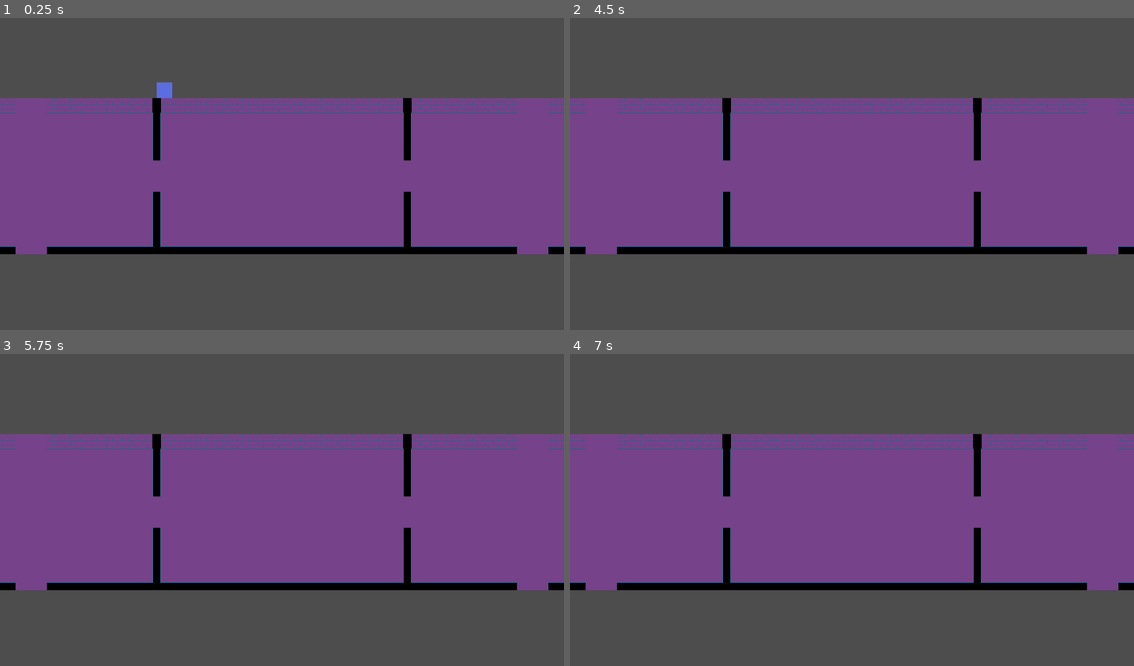
Above: before the commit, frames 1-4 (two rows, left to right).
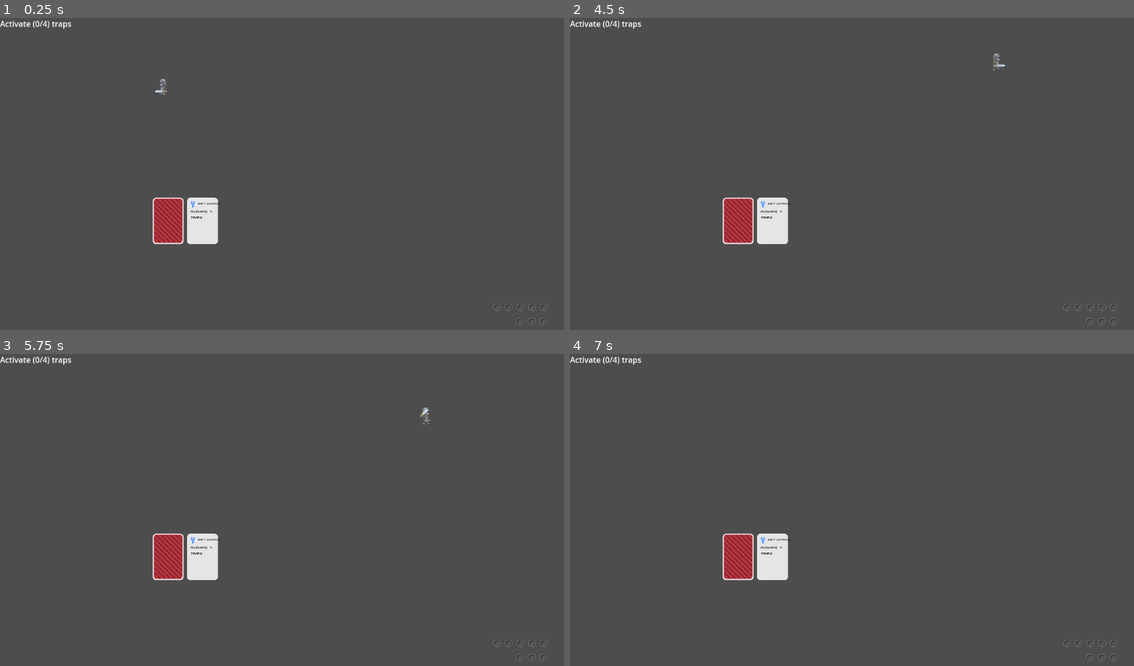
Above: after the commit, the same moments.

Repository: GoldenAppler-eng/Psyches-Dungeon
Game: Godot game, scene res://scenes/test_world.tscn
Two runs of this game, one before a commit and one after it. Both use one fixed random seed, a clock stepped at 60 frames per second and the inputs below. Before the commit the project starts from res://scenes/world.tscn.
Inputs (mouse positions are in pixels of both pictures, inside the frame that each line leads up to):
- Up to frame 1 (0.25 s): no input
- Up to frame 2 (4.5 s): tap Enter at 0.5 s; move the mouse to (976, 161) at 0.52 s; hold W (move_right, bound only after the commit) 0.53-1.28 s; hold Space (attack) 0.53-1.28 s; click (976, 161) at 0.67 s; move the mouse to (739, 192) at 1.27 s; hold D (move_down, bound only after the commit) 1.28-2.03 s; tap Space (attack) at 1.35, 2.85 s; move the mouse to (908, 105) at 2.02 s; hold Space (attack) 2.03-2.78 s; hold W (move_right, bound only after the commit) 2.03-3.53 s; tap E (open_chest) at 2.1, 4.35 s; move the mouse to (823, 239) at 2.77 s; click (823, 239) at 2.92 s; move the mouse to (1021, 223) at 3.52 s; hold Space (attack) 3.53-4.28 s; hold A (move_left, bound only before the commit) from 3.53 s (still down); move the mouse to (682, 127) at 4.27 s
- Up to frame 3 (5.75 s): tap Space (attack) at 4.55 s; move the mouse to (310, 513) at 5.02 s; release A (move_left, bound only before the commit) at 5.03 s; hold D (move_down, bound only after the commit) from 5.03 s (still down); hold Space (attack) from 5.03 s (still down); click (310, 513) at 5.17 s
- Up to frame 4 (7 s): move the mouse to (767, 432) at 5.77 s; release D (move_down, bound only after the commit) at 5.78 s; release Space (attack) at 5.78 s; hold W (move_right, bound only after the commit) from 5.78 s (still down); tap Space (attack) at 5.85 s; move the mouse to (976, 497) at 6.52 s; hold Space (attack) from 6.53 s (still down); tap E (open_chest) at 6.6 s

The runs differ from the first frame. In frame 1, 50% of the frame differs, in the area x 0-100%, y 0-99%; in frame 2, 50%; in frame 3, 50%; in frame 4, 50%.

Commit message:
Added knight sprite and animation

Diff:
--- a/prefabs/cards/card.tscn
+++ b/prefabs/cards/card.tscn
@@ -1,8 +1,9 @@
-[gd_scene load_steps=11 format=3 uid="uid://bd48cv83wcg06"]
+[gd_scene load_steps=12 format=3 uid="uid://bd48cv83wcg06"]
 
 [ext_resource type="Script" path="res://scripts/placeable/card.gd" id="1_c2vn4"]
-[ext_resource type="Texture2D" uid="uid://jjsc0yolhkaj" path="res://sprites/tmp-card-64x96.png" id="1_q5kvt"]
-[ext_resource type="Texture2D" uid="uid://cu8hjskyai2mc" path="res://sprites/tmp-effect-icons.png" id="2_g5m25"]
+[ext_resource type="Texture2D" uid="uid://jjsc0yolhkaj" path="res://sprites/tmp/tmp-card-64x96.png" id="2_drx81"]
+[ext_resource type="Texture2D" uid="uid://3cdanterb3rd" path="res://sprites/tmp/tmp-card-back-64x96.png" id="3_lvgs5"]
+[ext_resource type="Texture2D" uid="uid://cu8hjskyai2mc" path="res://sprites/tmp/tmp-effect-icons.png" id="4_f6ayp"]
 [ext_resource type="LabelSettings" uid="uid://b4bpldjpxvp3g" path="res://fonts/task_label_settings.tres" id="4_g14va"]
 [ext_resource type="LabelSettings" uid="uid://c16ltvcfw0j2i" path="res://fonts/effect_label_settings.tres" id="5_sdqcw"]
 
@@ -10,23 +11,37 @@
 animations = [{
 "frames": [{
 "duration": 1.0,
-"texture": ExtResource("1_q5kvt")
+"texture": ExtResource("2_drx81")
+}, {
+"duration": 1.0,
+"texture": ExtResource("3_lvgs5")
 }],
-"loop": true,
+"loop": false,
 "name": &"default",
+"speed": 5.0
+}, {
+"frames": [{
+"duration": 1.0,
+"texture": ExtResource("3_lvgs5")
+}, {
+"duration": 1.0,
+"texture": ExtResource("2_drx81")
+}],
+"loop": false,
+"name": &"flip_card",
 "speed": 5.0
 }]
 
 [sub_resource type="AtlasTexture" id="AtlasTexture_piwom"]
-atlas = ExtResource("2_g5m25")
+atlas = ExtResource("4_f6ayp")
 region = Rect2(0, 0, 16, 16)
 
 [sub_resource type="AtlasTexture" id="AtlasTexture_irvt0"]
-atlas = ExtResource("2_g5m25")
+atlas = ExtResource("4_f6ayp")
 region = Rect2(16, 0, 16, 16)
 
 [sub_resource type="AtlasTexture" id="AtlasTexture_na6le"]
-atlas = ExtResource("2_g5m25")
+atlas = ExtResource("4_f6ayp")
 region = Rect2(32, 0, 16, 16)
 
 [sub_resource type="SpriteFrames" id="SpriteFrames_go5d2"]
--- a/prefabs/goal/goal_marker.tscn
+++ b/prefabs/goal/goal_marker.tscn
@@ -1,7 +1,7 @@
 [gd_scene load_steps=7 format=3 uid="uid://0e30thyp8jfa"]
 
-[ext_resource type="Texture2D" uid="uid://cu8hjskyai2mc" path="res://sprites/tmp-effect-icons.png" id="1_smr5w"]
-[ext_resource type="Texture2D" uid="uid://wsttsnjs6ust" path="res://sprites/tmp-goal-hole-16x16.png" id="2_3wor7"]
+[ext_resource type="Texture2D" uid="uid://cu8hjskyai2mc" path="res://sprites/tmp/tmp-effect-icons.png" id="1_smr5w"]
+[ext_resource type="Texture2D" uid="uid://wsttsnjs6ust" path="res://sprites/tmp/tmp-goal-hole-16x16.png" id="2_3wor7"]
 
 [sub_resource type="AtlasTexture" id="AtlasTexture_jfwyt"]
 atlas = ExtResource("1_smr5w")
--- a/prefabs/goal/loss_marker.tscn
+++ b/prefabs/goal/loss_marker.tscn
@@ -1,7 +1,7 @@
 [gd_scene load_steps=3 format=3 uid="uid://d0jlkactf4p11"]
 
-[ext_resource type="Texture2D" uid="uid://onk3bjheq8by" path="res://sprites/tmp-loss-marker-16x16.png" id="1_88yuj"]
-[ext_resource type="Texture2D" uid="uid://wsttsnjs6ust" path="res://sprites/tmp-goal-hole-16x16.png" id="2_6f42t"]
+[ext_resource type="Texture2D" uid="uid://onk3bjheq8by" path="res://sprites/tmp/tmp-loss-marker-16x16.png" id="1_88yuj"]
+[ext_resource type="Texture2D" uid="uid://wsttsnjs6ust" path="res://sprites/tmp/tmp-goal-hole-16x16.png" id="2_6f42t"]
 
 [node name="loss_marker" type="Node2D"]
 
--- a/prefabs/handlers/card_handler.tscn
+++ b/prefabs/handlers/card_handler.tscn
@@ -15,16 +15,22 @@
 
 [node name="next" parent="." instance=ExtResource("1_xopyf")]
 unique_name_in_owner = true
+z_index = 23
 effect_type = 4
 
 [node name="current" parent="." instance=ExtResource("1_xopyf")]
 unique_name_in_owner = true
+z_index = 25
 position = Vector2(70, 0)
+effect_type = 4
 
 [node name="cover" parent="." instance=ExtResource("1_xopyf")]
 unique_name_in_owner = true
+z_index = 30
 effect_type = 4
 face_down = true
 
 [node name="deck" parent="." instance=ExtResource("1_xopyf")]
+z_index = 20
+effect_type = 4
 face_down = true
--- a/prefabs/placeable/chest.tscn
+++ b/prefabs/placeable/chest.tscn
@@ -2,7 +2,7 @@
 
 [ext_resource type="Script" path="res://scripts/placeable/chest.gd" id="1_e66pm"]
 [ext_resource type="PackedScene" uid="uid://du3tmqtt127gu" path="res://prefabs/placeable/enemy.tscn" id="2_fbo2m"]
-[ext_resource type="Texture2D" uid="uid://dc1g74xyibckq" path="res://sprites/brown-64x64.png" id="2_gguck"]
+[ext_resource type="Texture2D" uid="uid://dc1g74xyibckq" path="res://sprites/tmp/brown-64x64.png" id="2_gguck"]
 [ext_resource type="PackedScene" uid="uid://3v1d7p2qk7hi" path="res://prefabs/placeable/coin.tscn" id="3_dg2ca"]
 [ext_resource type="PackedScene" uid="uid://c5ksnc33jrjk7" path="res://prefabs/components/jump_component.tscn" id="4_heo5f"]
 
--- a/prefabs/placeable/coin.tscn
+++ b/prefabs/placeable/coin.tscn
@@ -1,7 +1,7 @@
 [gd_scene load_steps=4 format=3 uid="uid://3v1d7p2qk7hi"]
 
 [ext_resource type="Script" path="res://scripts/placeable/coin.gd" id="1_mys2i"]
-[ext_resource type="Texture2D" uid="uid://bpyf7saiuylga" path="res://sprites/tmp-coin-8x8.png" id="1_qq32q"]
+[ext_resource type="Texture2D" uid="uid://bpyf7saiuylga" path="res://sprites/tmp/tmp-coin-8x8.png" id="1_qq32q"]
 
 [sub_resource type="CircleShape2D" id="CircleShape2D_7trh6"]
 radius = 6.0
--- a/prefabs/placeable/enemy.tscn
+++ b/prefabs/placeable/enemy.tscn
@@ -1,6 +1,6 @@
 [gd_scene load_steps=8 format=3 uid="uid://du3tmqtt127gu"]
 
-[ext_resource type="Texture2D" uid="uid://clf6cmjveh5tc" path="res://sprites/red-64x64.png" id="1_gyx74"]
+[ext_resource type="Texture2D" uid="uid://clf6cmjveh5tc" path="res://sprites/tmp/red-64x64.png" id="1_gyx74"]
 [ext_resource type="Script" path="res://scripts/placeable/enemy.gd" id="1_smd3p"]
 [ext_resource type="PackedScene" uid="uid://3v1d7p2qk7hi" path="res://prefabs/placeable/coin.tscn" id="2_s3tct"]
 
--- a/prefabs/placeable/player.tscn
+++ b/prefabs/placeable/player.tscn
@@ -1,31 +1,129 @@
-[gd_scene load_steps=8 format=3 uid="uid://di8bojp8w0r88"]
+[gd_scene load_steps=20 format=3 uid="uid://di8bojp8w0r88"]
 
-[ext_resource type="Texture2D" uid="uid://5hjo4niw5dt" path="res://sprites/blue-64x64.png" id="1_5cpmm"]
 [ext_resource type="Script" path="res://scripts/placeable/player.gd" id="1_s62gp"]
+[ext_resource type="Texture2D" uid="uid://bgfqaruhf5pan" path="res://sprites/knight-final-60x36-Sheet.png" id="2_hbecy"]
 [ext_resource type="Script" path="res://scripts/placeable/RoomDetector.gd" id="3_0ed2m"]
 
+[sub_resource type="AtlasTexture" id="AtlasTexture_2dyf4"]
+atlas = ExtResource("2_hbecy")
+region = Rect2(480, 0, 60, 36)
+
+[sub_resource type="AtlasTexture" id="AtlasTexture_rnyfp"]
+atlas = ExtResource("2_hbecy")
+region = Rect2(540, 0, 60, 36)
+
+[sub_resource type="AtlasTexture" id="AtlasTexture_tjxjr"]
+atlas = ExtResource("2_hbecy")
+region = Rect2(600, 0, 60, 36)
+
+[sub_resource type="AtlasTexture" id="AtlasTexture_2dv2u"]
+atlas = ExtResource("2_hbecy")
+region = Rect2(0, 0, 60, 36)
+
+[sub_resource type="AtlasTexture" id="AtlasTexture_4k8n5"]
+atlas = ExtResource("2_hbecy")
+region = Rect2(60, 0, 60, 36)
+
+[sub_resource type="AtlasTexture" id="AtlasTexture_dqu6s"]
+atlas = ExtResource("2_hbecy")
+region = Rect2(120, 0, 60, 36)
+
+[sub_resource type="AtlasTexture" id="AtlasTexture_dq1aj"]
+atlas = ExtResource("2_hbecy")
+region = Rect2(180, 0, 60, 36)
+
+[sub_resource type="AtlasTexture" id="AtlasTexture_vmiw6"]
+atlas = ExtResource("2_hbecy")
+region = Rect2(240, 0, 60, 36)
+
+[sub_resource type="AtlasTexture" id="AtlasTexture_due8p"]
+atlas = ExtResource("2_hbecy")
+region = Rect2(300, 0, 60, 36)
+
+[sub_resource type="AtlasTexture" id="AtlasTexture_f5p0u"]
+atlas = ExtResource("2_hbecy")
+region = Rect2(360, 0, 60, 36)
+
+[sub_resource type="AtlasTexture" id="AtlasTexture_cfesc"]
+atlas = ExtResource("2_hbecy")
+region = Rect2(420, 0, 60, 36)
+
+[sub_resource type="SpriteFrames" id="SpriteFrames_vcljs"]
+animations = [{
+"frames": [{
+"duration": 1.0,
+"texture": SubResource("AtlasTexture_2dyf4")
+}, {
+"duration": 1.0,
+"texture": SubResource("AtlasTexture_rnyfp")
+}, {
+"duration": 1.0,
+"texture": SubResource("AtlasTexture_tjxjr")
+}],
+"loop": false,
+"name": &"attack",
+"speed": 10.0
+}, {
+"frames": [{
+"duration": 1.0,
+"texture": SubResource("AtlasTexture_2dv2u")
+}, {
+"duration": 1.0,
+"texture": SubResource("AtlasTexture_4k8n5")
+}],
+"loop": true,
+"name": &"idle",
+"speed": 5.0
+}, {
+"frames": [{
+"duration": 1.0,
+"texture": SubResource("AtlasTexture_dqu6s")
+}, {
+"duration": 1.0,
+"texture": SubResource("AtlasTexture_dq1aj")
+}, {
+"duration": 1.0,
+"texture": SubResource("AtlasTexture_vmiw6")
+}, {
+"duration": 1.0,
+"texture": SubResource("AtlasTexture_due8p")
+}, {
+"duration": 1.0,
+"texture": SubResource("AtlasTexture_f5p0u")
+}, {
+"duration": 1.0,
+"texture": SubResource("AtlasTexture_cfesc")
+}],
+"loop": true,
+"name": &"run",
+"speed": 10.0
+}]
+
 [sub_resource type="RectangleShape2D" id="RectangleShape2D_826fu"]
-size = Vector2(32, 32)
+size = Vector2(13, 19)
 
 [sub_resource type="RectangleShape2D" id="RectangleShape2D_5u5iw"]
-size = Vector2(40, 40)
+size = Vector2(17, 22)
 
-[sub_resource type="CircleShape2D" id="CircleShape2D_v5vp4"]
-radius = 15.0
+[sub_resource type="RectangleShape2D" id="RectangleShape2D_tkdcx"]
+size = Vector2(57, 25)
 
 [sub_resource type="CircleShape2D" id="CircleShape2D_iy7w6"]
-radius = 16.0
+radius = 5.09902
 
 [node name="player" type="CharacterBody2D"]
 collision_layer = 4
 collision_mask = 259
 script = ExtResource("1_s62gp")
 
-[node name="Sprite2D" type="Sprite2D" parent="."]
-scale = Vector2(0.5, 0.5)
-texture = ExtResource("1_5cpmm")
+[node name="AnimatedSprite2D" type="AnimatedSprite2D" parent="."]
+unique_name_in_owner = true
+position = Vector2(-15, -5)
+sprite_frames = SubResource("SpriteFrames_vcljs")
+animation = &"attack"
 
 [node name="CollisionShape2D" type="CollisionShape2D" parent="."]
+position = Vector2(0, 3)
 shape = SubResource("RectangleShape2D_826fu")
 
 [node name="InvinciblityTimer" type="Timer" parent="."]
@@ -34,34 +132,40 @@
 
 [node name="AttackCooldownTimer" type="Timer" parent="."]
 unique_name_in_owner = true
-wait_time = 0.5
+wait_time = 0.3
 one_shot = true
 
 [node name="PlayerHitbox" type="Area2D" parent="."]
+position = Vector2(-7, -5)
 collision_layer = 32
 monitoring = false
 
 [node name="CollisionShape2D" type="CollisionShape2D" parent="PlayerHitbox"]
+position = Vector2(6.5, 8)
 shape = SubResource("RectangleShape2D_5u5iw")
 
 [node name="DamagerHitbox" type="Area2D" parent="."]
 unique_name_in_owner = true
-position = Vector2(24, 0)
+position = Vector2(-21, -5)
 collision_layer = 128
 collision_mask = 64
 monitorable = false
 
 [node name="CollisionShape2D" type="CollisionShape2D" parent="DamagerHitbox"]
-shape = SubResource("CircleShape2D_v5vp4")
+position = Vector2(6.5, -1.5)
+shape = SubResource("RectangleShape2D_tkdcx")
 
 [node name="RoomDetector" type="Area2D" parent="."]
+position = Vector2(-7, -5)
 collision_layer = 0
 collision_mask = 2048
 script = ExtResource("3_0ed2m")
 
 [node name="CollisionShape2D" type="CollisionShape2D" parent="RoomDetector"]
+position = Vector2(6, 5)
 shape = SubResource("CircleShape2D_iy7w6")
 
+[connection signal="animation_finished" from="AnimatedSprite2D" to="." method="_on_animated_sprite_2d_animation_finished"]
 [connection signal="timeout" from="InvinciblityTimer" to="." method="_on_invinciblity_timer_timeout"]
 [connection signal="timeout" from="AttackCooldownTimer" to="." method="_on_attack_cooldown_timer_timeout"]
 [connection signal="area_entered" from="RoomDetector" to="RoomDetector" method="_on_new_room_entered"]
--- a/prefabs/placeable/trap.tscn
+++ b/prefabs/placeable/trap.tscn
@@ -1,7 +1,7 @@
 [gd_scene load_steps=5 format=3 uid="uid://ln8wdsnv7xo2"]
 
 [ext_resource type="Script" path="res://scripts/placeable/trap.gd" id="1_4d2cc"]
-[ext_resource type="Texture2D" uid="uid://ch02ac8chexym" path="res://sprites/grey-64x64.png" id="1_nqyvh"]
+[ext_resource type="Texture2D" uid="uid://ch02ac8chexym" path="res://sprites/tmp/grey-64x64.png" id="1_nqyvh"]
 
 [sub_resource type="RectangleShape2D" id="RectangleShape2D_fr2w3"]
 size = Vector2(64, 64)
--- a/prefabs/rooms/room.tscn
+++ b/prefabs/rooms/room.tscn
@@ -1,6 +1,6 @@
 [gd_scene load_steps=6 format=3 uid="uid://dsjdgntcmuavr"]
 
-[ext_resource type="Texture2D" uid="uid://cbovcpnhjhwu" path="res://sprites/tmp-tilesheet-32x32-tiles.png" id="1_1wgrd"]
+[ext_resource type="Texture2D" uid="uid://cbovcpnhjhwu" path="res://sprites/tmp/tmp-tilesheet-32x32-tiles.png" id="1_1wgrd"]
 
 [sub_resource type="TileSetAtlasSource" id="TileSetAtlasSource_kxsvq"]
 texture = ExtResource("1_1wgrd")
--- a/project.godot
+++ b/project.godot
@@ -11,7 +11,7 @@
 [application]
 
 config/name="Major Jam 7"
-run/main_scene="res://scenes/world.tscn"
+run/main_scene="res://scenes/test_world.tscn"
 config/features=PackedStringArray("4.2", "Forward Plus")
 config/icon="res://icon.svg"
 
--- a/scenes/world.tscn
+++ b/scenes/world.tscn
@@ -10,7 +10,7 @@
 
 [node name="player" parent="." instance=ExtResource("1_kx658")]
 z_index = 5
-position = Vector2(6, 5)
+position = Vector2(118, 76)
 
 [node name="Camera2D" type="Camera2D" parent="."]
 script = ExtResource("3_mdjvo")
--- a/scripts/handlers/card_handler.gd
+++ b/scripts/handlers/card_handler.gd
@@ -12,6 +12,9 @@
 @onready var current : Card = $%current
 @onready var cover : Card = $%cover
 
+var cover_animated_sprite : AnimatedSprite2D
+var is_animation_playing := false
+
 func _ready() -> void:
 	GlobalCardTimer.timeout.connect(_on_new_card_timer_timeout)
 
@@ -19,7 +22,14 @@
 	GlobalSignalBus.change_goal_count.connect(_on_goal_count_changed)
 	GlobalSignalBus.psyche_task_request.connect(_on_psyche_task_received)
 
+	cover_animated_sprite = cover.find_child("base") as AnimatedSprite2D
+	cover_animated_sprite.animation_finished.connect(_on_cover_animated_sprite_animation_finished)
+
 	_generate_new_current_card()
+
+func _process(delta : float) -> void:
+	if Input.is_action_just_pressed("attack"):
+		play_change_card_animation()
 
 func _generate_new_current_card() -> void:
 	var task_values : Array[int] = _generate_new_task()
@@ -31,8 +41,6 @@
 
 	current.effect_type = card_effect.effect_type
 	current.effect_text = card_effect.effect_name
-
-	print(card_effect.effect_name)
 
 func _generate_new_effect() -> WildEffect:
 	var chosen_effect : WildEffect = effect_pool.pick_random()
@@ -68,3 +76,16 @@
 
 func _on_psyche_task_received() -> void:
 	pass
+
+func play_change_card_animation() -> void:
+	next.visible = false
+
+	is_animation_playing = true
+
+
+func _on_cover_animated_sprite_animation_finished() -> void:
+	if not is_animation_playing:
+		return
+
+	is_animation_playing = false
+	next.visible = true
--- a/scripts/handlers/task_handler.gd
+++ b/scripts/handlers/task_handler.gd
@@ -3,7 +3,7 @@
 
 @onready var task_display_label : Label = $TaskDisplayLabel
 
-var current_task_type : int
+var current_task_type : int = -1
 
 var task_completion_counter : int = 0
 var task_completion_amount : int = 5
@@ -25,13 +25,11 @@
 	GlobalSignalBus.player_death.connect(_on_player_death)
 	GlobalSignalBus.room_changed.connect(_on_room_changed)
 
-	current_task_type = Global.TASK_TYPE.COLLECT
-
 func _process(delta : float) -> void:
 	if task_completion_counter >= task_completion_amount:
 		signal_task_completed()
 
-	var task_text : String
+	var task_text : String = ""
 
 	match current_task_type:
 		Global.TASK_TYPE.DEFEAT:
@@ -50,6 +48,7 @@
 			task_text = "Go " + direction_dict[task_completion_direction] + " into another room (" + str(task_completion_counter) + "/" + str(task_completion_amount) + ") times in a row"
 
 	task_display_label.text = task_text
+
 
 func set_task_type(type : int, amt : int) -> void:
 	reset_counter()
--- a/scripts/placeable/card.gd
+++ b/scripts/placeable/card.gd
@@ -14,6 +14,13 @@
 
 
 func _process(delta : float) -> void:
+
+
+	if face_down:
+		base.frame = 1
+		return
+
+	base.frame = 0
 	effect_icon.frame = effect_type
 
 	task_text_label.text = task_text
--- a/scripts/placeable/player.gd
+++ b/scripts/placeable/player.gd
@@ -8,10 +8,15 @@
 @onready var attack_cooldown_timer : Timer = $%AttackCooldownTimer
 @onready var damager_hitbox: Area2D = $%DamagerHitbox
 
+@onready var animated_sprite_2d : AnimatedSprite2D = $%AnimatedSprite2D
+
 var speed := MAX_SPEED
+
+var speed_modifier : float = 1
 
 var _invincible := false
 var _attack_ready := true
+var _is_attacking := false
 
 var damager_hitbox_offset : float
 
@@ -24,6 +29,9 @@
 	var horizontal_direction := Input.get_axis("move_left", "move_right")
 	var vertical_direction := Input.get_axis("move_up", "move_down");
 
+	if _is_attacking:
+		speed_modifier = 0.5
+
 	_player_movement(horizontal_direction, vertical_direction, delta)
 	_player_anim(horizontal_direction, vertical_direction, delta)
 	_player_attack(delta)
@@ -34,13 +42,17 @@
 	else:
 		speed = MAX_SPEED
 
+	speed *= speed_modifier
+
 	velocity.x = horizontal_direction * speed * delta
 	velocity.y = vertical_direction * speed * delta
 
 	if horizontal_direction > 0:
+		damager_hitbox.position.x = -damager_hitbox_offset;
+		animated_sprite_2d.flip_h = true
+	elif horizontal_direction < 0:
 		damager_hitbox.position.x = damager_hitbox_offset;
-	elif horizontal_direction < 0:
-		damager_hitbox.position.x = -damager_hitbox_offset;
+		animated_sprite_2d.flip_h = false
 
 	move_and_slide()
 
@@ -49,18 +61,22 @@
 	var g := modulate.g
 	var b := modulate.b
 
-	if _invincible:
-		modulate = Color(r, g, b, 50)
-	else:
-		modulate = Color(r, g, b, 255)
+	if not _is_attacking:
+		if horizontal_direction or vertical_direction:
+			animated_sprite_2d.play("run")
+		else:
+			animated_sprite_2d.play("idle")
 
 func _player_attack(delta : float) -> void:
 	if not _attack_ready:
 		return
 
-	if Input.is_action_just_pressed("attack"):
+	if Input.is_action_pressed("attack"):
+		_is_attacking = true
 		_attack_ready = false
 		attack_cooldown_timer.start()
+
+		animated_sprite_2d.play("attack")
 
 		for area in damager_hitbox.get_overlapping_areas():
 			if area.owner is Enemy:
@@ -80,3 +96,7 @@
 
 func _on_attack_cooldown_timer_timeout() -> void:
 	_attack_ready = true
+
+func _on_animated_sprite_2d_animation_finished() -> void:
+	if animated_sprite_2d.animation == "attack":
+		_is_attacking = false
Binary file added: sprites/knight-32x32.ase
Binary file added: sprites/knight-animation-32x35.ase
Binary file added: sprites/knight-final-60x36-Sheet.ase
Binary file added: sprites/knight-final-60x36-Sheet.png
Not shown, changed: sprites/knight-final-60x36-Sheet.png.import
Binary file added: sprites/knight-final-60x36.ase
Binary file added: sprites/skeleton-32x32.ase
Binary file added: sprites/tmp-card-back-64x96.ase
Renamed: sprites/blue-64x64.png -> sprites/tmp/blue-64x64.png
Not shown, added: sprites/tmp/blue-64x64.png.import
Renamed: sprites/brown-64x64.png -> sprites/tmp/brown-64x64.png
Not shown, changed: sprites/tmp/brown-64x64.png.import
(and 22 more such lines)
